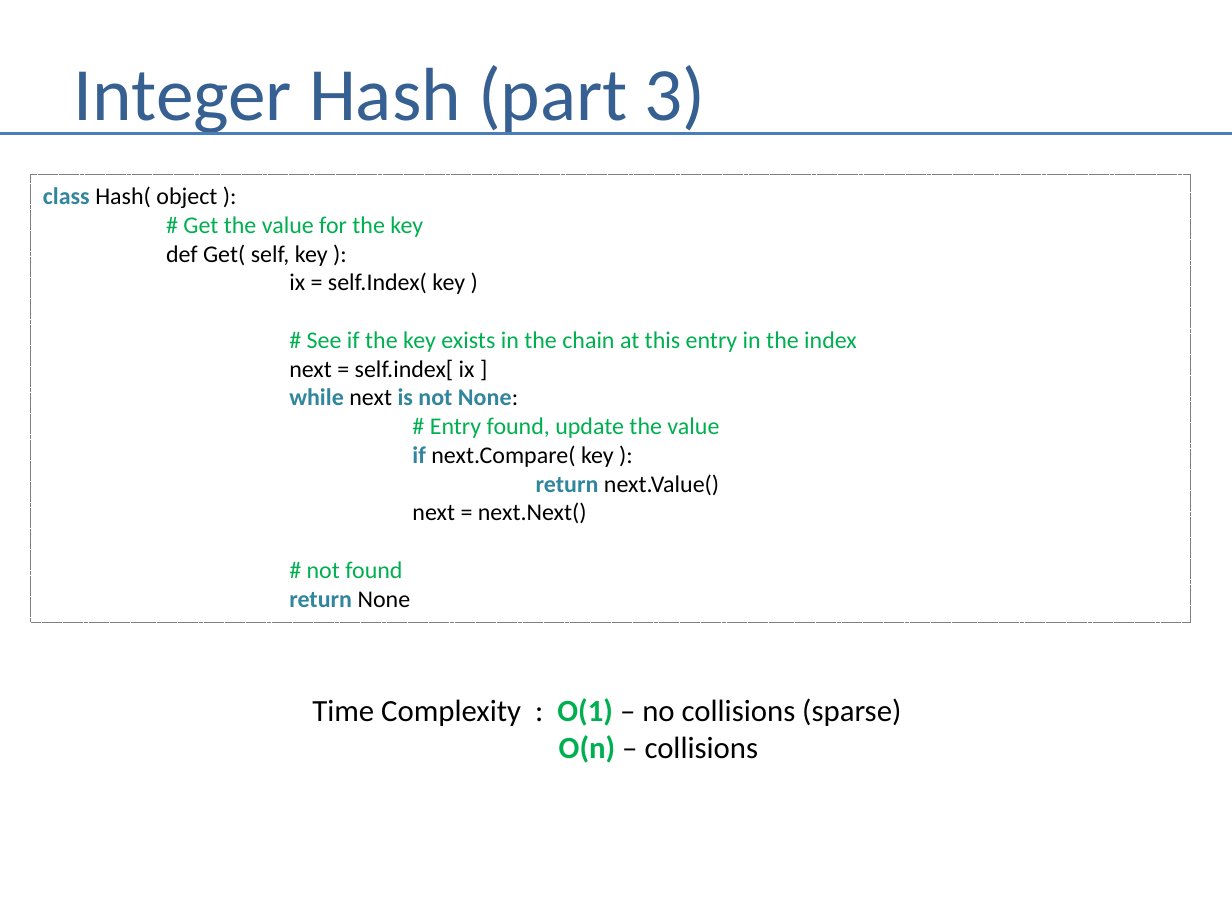
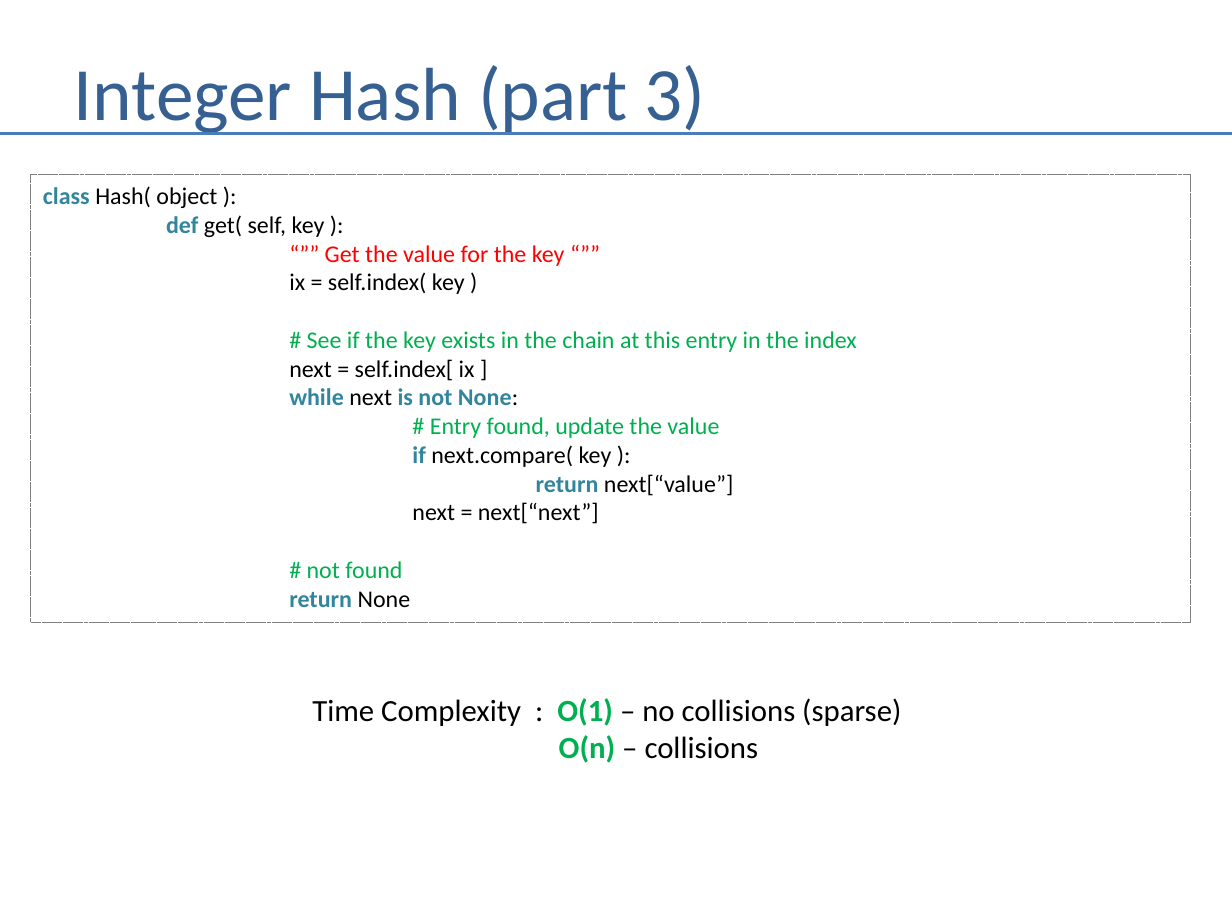
Before and after one commit to andrewferlitsch/Portland-Data-Science-Group, a slide deck: slide 87 of Presentations/Whiteboarding.pptx. Drawn at 1232x924 pixels with LibreOffice and Linux fonts; fonts in the diff are those of the drawing. Boxes give left, top, right and bottom in pixels: in the first picture for what was removed or moved away, otherwise in the second. Text is boxed around its words. In the diff, an @@ line names an element or a change of style, - is before the commit and + after.

```diff
--- a/Presentations/Whiteboarding.pptx
+++ b/Presentations/Whiteboarding.pptx
@@ text in rectangle at bbox=[166, 215, 565, 294]: text changed @@
-# Get the value for the key
-def Get( self, key ):
-ix = self.Index( key )
+def get( self, key ):
+“”” Get the value for the key “””
+ix = self.index( key )
@@ text in rectangle at bbox=[412, 445, 733, 524]: text changed @@
-if next.Compare( key ):
-return next.Value()
-next = next.Next()
+if next.compare( key ):
+return next[“value”]
+next = next[“next”]
```
Also in this commit, not shown: 9 other slides changed, 1 other file.
